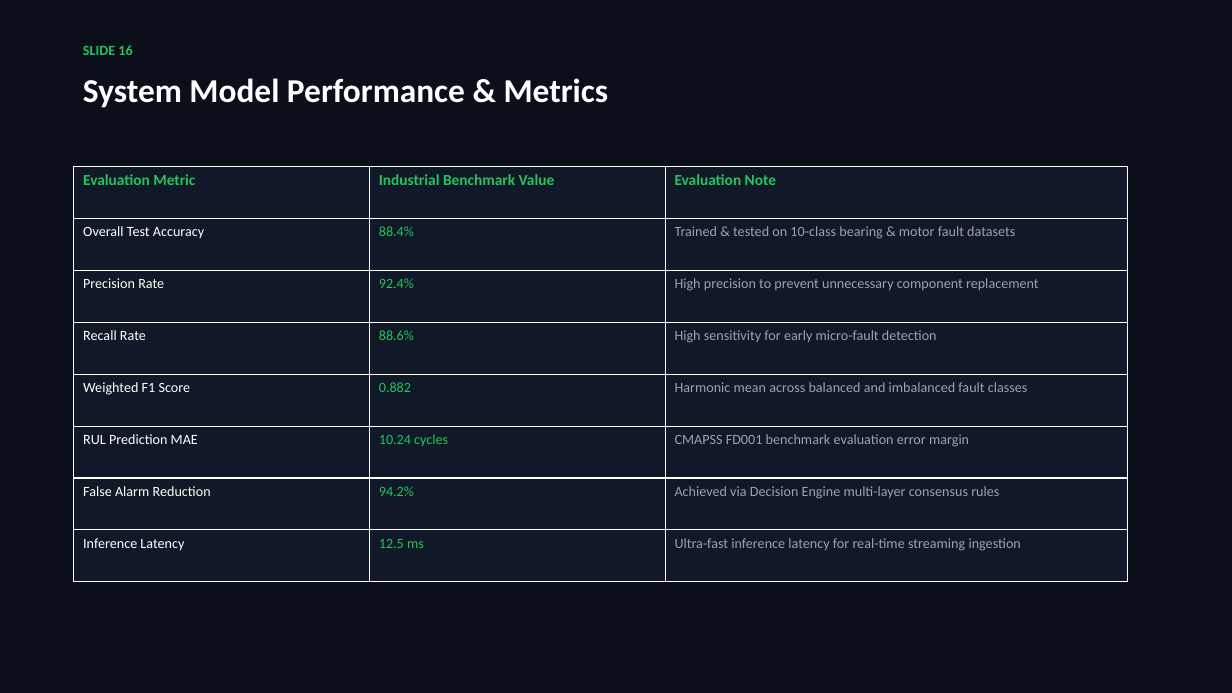
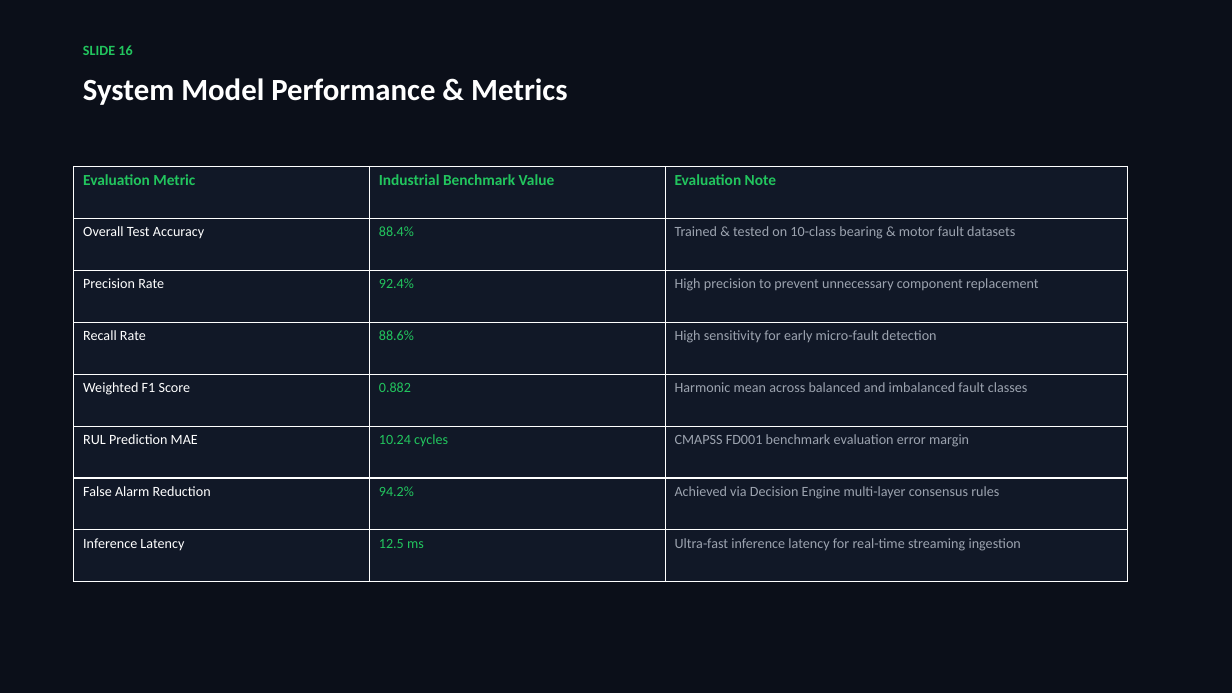
Before and after one commit to Syadada/Astra-Predictive-Maintenancce, a slide deck: slide 16 of MaintenX_ASTRA_Presentation_Deck.pptx. Drawn at 1232x693 pixels with LibreOffice and Linux fonts; fonts in the diff are those of the drawing. Boxes give left, top, right and bottom in pixels: in the first picture for what was removed or moved away, otherwise in the second. Text is boxed around its words. In the diff, an @@ line names an element or a change of style, - is before the commit and + after.

```diff
--- a/MaintenX_ASTRA_Presentation_Deck.pptx
+++ b/MaintenX_ASTRA_Presentation_Deck.pptx
@@ text "System Model Performance & Metrics" at (83, 78, 567, 105): size 26 to 24 pt @@
```
Also in this commit, not shown: 13 other slides changed, 2 slides added, 2 slides removed, 2 other files.
